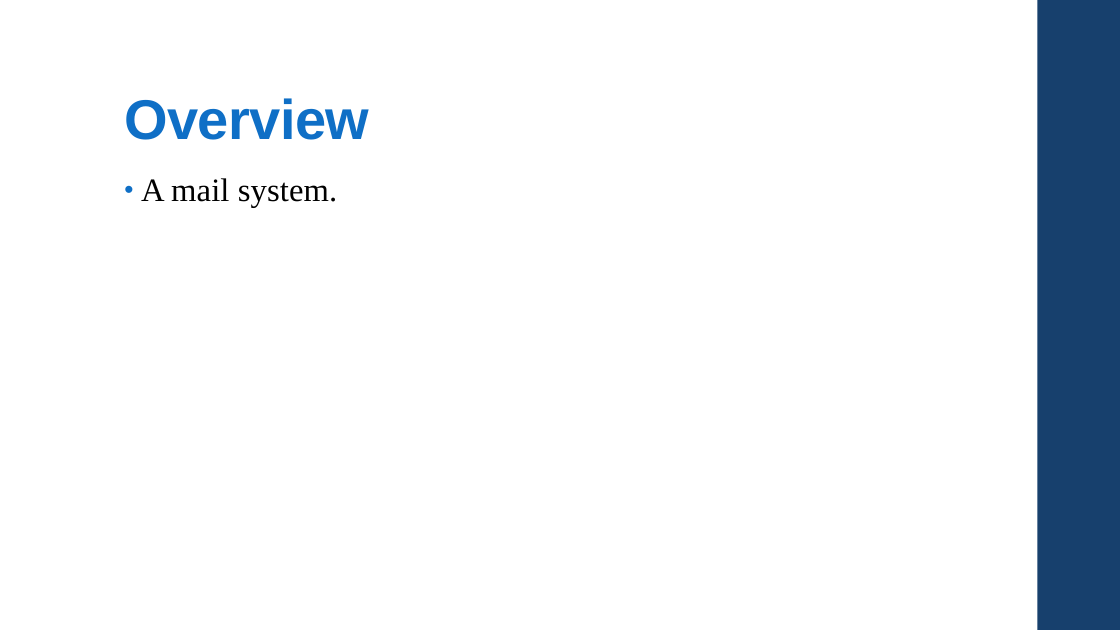
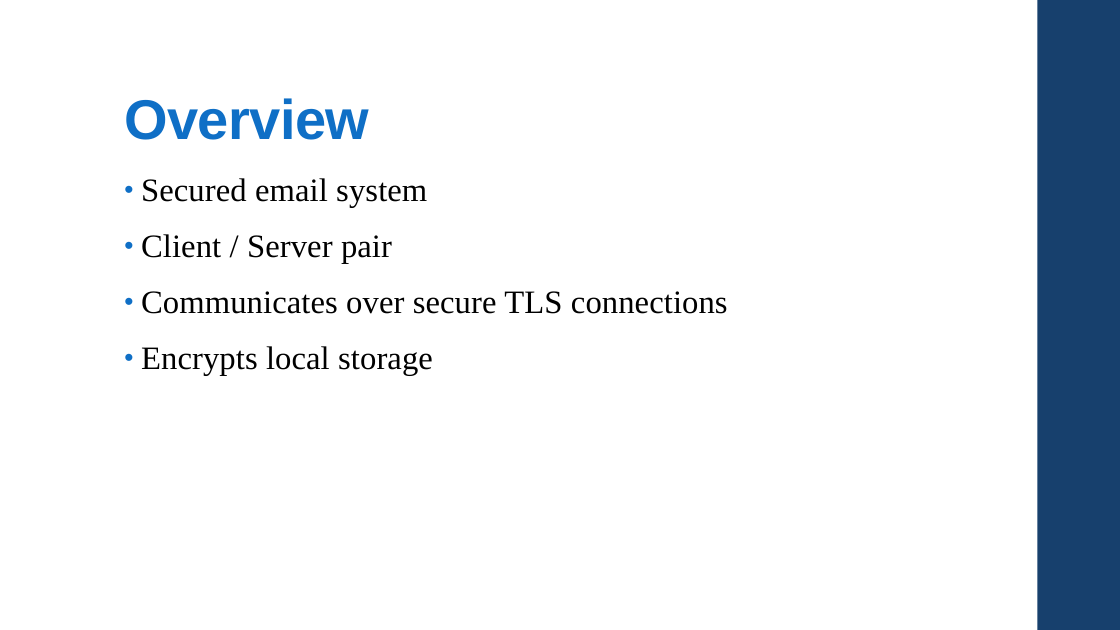
Before and after one commit to csc4350adept/csc4350, a slide deck: slide 3 of Documentation/Pres.pptx. Drawn at 1120x630 pixels with LibreOffice and Linux fonts; fonts in the diff are those of the drawing. Boxes give left, top, right and bottom in pixels: in the first picture for what was removed or moved away, otherwise in the second. Text is boxed around its words. In the diff, an @@ line names an element or a change of style, - is before the commit and + after.

```diff
--- a/Documentation/Pres.pptx
+++ b/Documentation/Pres.pptx
@@ text at <box>141,178,728,376</box>: text changed @@
-• A mail system.
+• Secured email system
+• Client / Server pair
+• Communicates over secure TLS connections
+• Encrypts local storage
```
Also in this commit, not shown: 1 other slide changed, 8 slides added, 4 slides removed, 5 other files.
